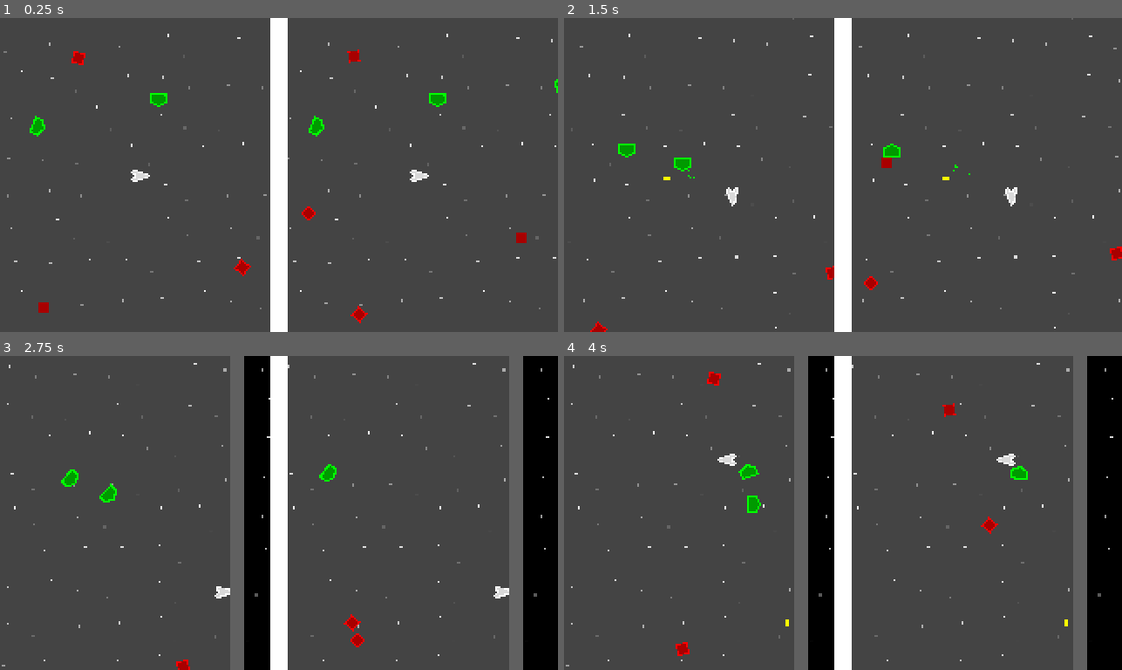
Above: before the commit, frames 1-4 (two rows, left to right).
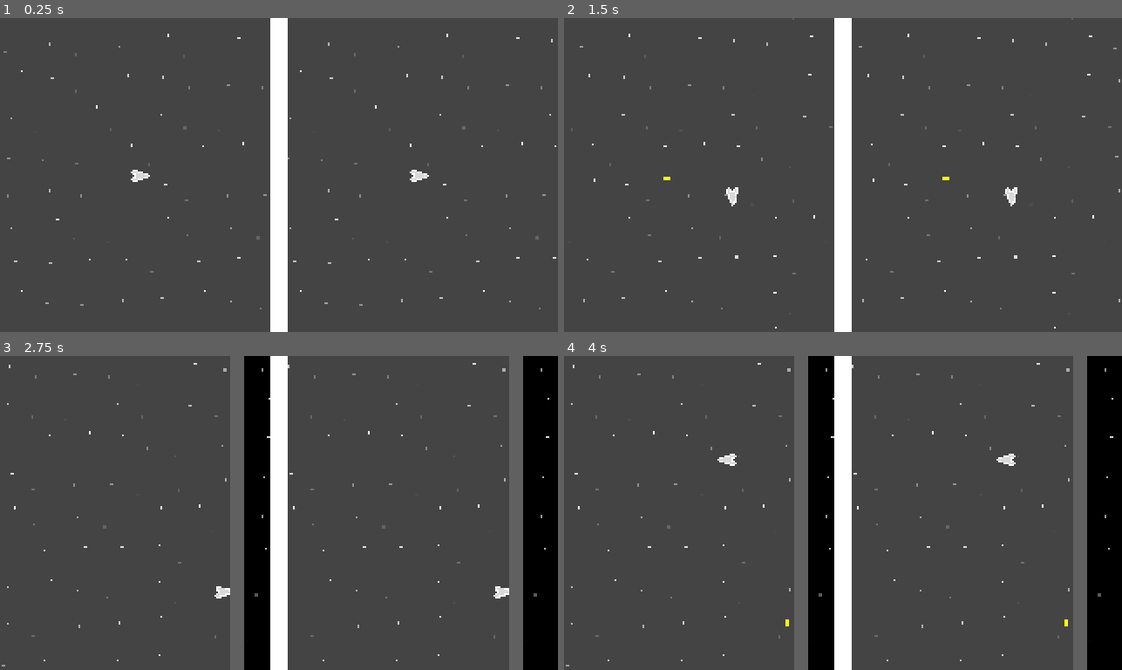
Above: after the commit, the same moments.

Repository: micycle8778/mulithead
Game: Godot game, scene res://game.tscn
Two runs of this game, one before a commit and one after it. Both use one fixed random seed, a clock stepped at 60 frames per second and the inputs below.
Inputs:
- Up to frame 1 (0.25 s): no input
- Up to frame 2 (1.5 s): hold D (move_right) 0.53-1.28 s; tap K (aim_down) at 0.6 s; hold S (move_down) from 1.28 s (still down); tap J (aim_left) at 1.35 s
- Up to frame 3 (2.75 s): release S (move_down) at 2.03 s; hold D (move_right) from 2.03 s (still down); tap L (aim_right) at 2.1 s
- Up to frame 4 (4 s): release D (move_right) at 2.78 s; hold W (move_up) 2.78-3.53 s; tap I (aim_up) at 2.85 s; hold A (move_left) from 3.53 s (still down); tap K (aim_down) at 3.6 s

The runs differ from the first frame. In frame 1, 1.0% of the frame differs, in the area x 5-100%, y 10-98%; in frame 2, 0.7%; in frame 3, 0.6%; in frame 4, 0.7%.

Commit message:
worm enemy; fix #2

Diff:
--- a/enemy/util/hurt_box.gd
+++ b/enemy/util/hurt_box.gd
@@ -8,3 +8,4 @@
 		else body.global_position.direction_to(global_position)
 
 	hit.emit(dir)
+	if body.has_method("hit_enemy"): body.hit_enemy()
--- /dev/null
+++ b/enemy/worm/worm.gd
@@ -0,0 +1,23 @@
+extends Node2D
+
+func get_segments() -> Array[WormSegment]:
+	var ret: Array[WormSegment]
+	ret.assign(get_children().filter(func(c): return c is WormSegment))
+	return ret
+
+func _process(delta: float) -> void:
+	var segments := get_segments()
+
+	if get_segments().is_empty():
+		queue_free()
+
+	var is_head := true
+	for idx in range(segments.size() - 1, -1, -1):
+		var segment := segments[idx]
+
+		if is_head:
+			segment._head_process(delta)
+		else:
+			segment._body_process(delta, segments[idx + 1])
+
+		is_head = false
--- /dev/null
+++ b/enemy/worm/worm.tscn
@@ -0,0 +1,40 @@
+[gd_scene load_steps=3 format=3 uid="uid://btt72eflld1co"]
+
+[ext_resource type="Script" uid="uid://rv0weftvly6o" path="res://enemy/worm/worm.gd" id="1_cqgiy"]
+[ext_resource type="PackedScene" uid="uid://d01n2g40t77ar" path="res://enemy/worm/worm_segment.tscn" id="2_fno5f"]
+
+[node name="Worm" type="Node2D"]
+script = ExtResource("1_cqgiy")
+
+[node name="WormSegment" parent="." instance=ExtResource("2_fno5f")]
+position = Vector2(-49, 0)
+
+[node name="WormSegment2" parent="." instance=ExtResource("2_fno5f")]
+position = Vector2(-42, 0)
+
+[node name="WormSegment3" parent="." instance=ExtResource("2_fno5f")]
+position = Vector2(-35, 0)
+
+[node name="WormSegment4" parent="." instance=ExtResource("2_fno5f")]
+position = Vector2(-28, 0)
+
+[node name="WormSegment5" parent="." instance=ExtResource("2_fno5f")]
+position = Vector2(-21, 0)
+
+[node name="WormSegment6" parent="." instance=ExtResource("2_fno5f")]
+position = Vector2(-14, 0)
+
+[node name="WormSegment7" parent="." instance=ExtResource("2_fno5f")]
+position = Vector2(-7, 0)
+
+[node name="WormSegment8" parent="." instance=ExtResource("2_fno5f")]
+
+[node name="WormSegment9" parent="." instance=ExtResource("2_fno5f")]
+
+[node name="WormSegment10" parent="." instance=ExtResource("2_fno5f")]
+
+[node name="WormSegment11" parent="." instance=ExtResource("2_fno5f")]
+
+[node name="WormSegment12" parent="." instance=ExtResource("2_fno5f")]
+
+[node name="WormSegment13" parent="." instance=ExtResource("2_fno5f")]
--- /dev/null
+++ b/enemy/worm/worm_segment.gd
@@ -0,0 +1,31 @@
+class_name WormSegment
+extends CharacterBody2D
+
+const speed = 60
+
+@onready var death_particles: DeathParticles = %DeathParticles
+@onready var player := World.get_instance(self).player
+
+func _head_process(_delta: float) -> void:
+	%BodyVisual.visible = false
+	%HeadVisual.visible = true
+
+	var dir := Vector2.RIGHT.rotated(rotation)
+	dir = dir.slerp(global_position.direction_to(player.global_position), .4)
+
+	rotation = dir.angle()
+	velocity = dir * speed
+	move_and_slide()
+
+func _body_process(_delta: float, prev_segment: WormSegment) -> void:
+	%BodyVisual.visible = true
+	%HeadVisual.visible = false
+
+	look_at(prev_segment.global_position)
+	var v := global_position - prev_segment.global_position
+	v = v.normalized() * 7
+	global_position = prev_segment.global_position + v
+
+func _on_hurt_box_hit(dir: Vector2) -> void:
+	death_particles.emit(get_parent(), dir)
+	queue_free()
--- /dev/null
+++ b/enemy/worm/worm_segment.tscn
@@ -0,0 +1,60 @@
+[gd_scene load_steps=6 format=3 uid="uid://d01n2g40t77ar"]
+
+[ext_resource type="Script" uid="uid://bfx7gghhmd242" path="res://enemy/worm/worm_segment.gd" id="1_lp2a4"]
+[ext_resource type="PackedScene" uid="uid://d4iu0k0kb34ao" path="res://enemy/util/death_particles.tscn" id="2_e64al"]
+[ext_resource type="PackedScene" uid="uid://bu8j5odwugj3n" path="res://enemy/util/hurt_box.tscn" id="3_36u6t"]
+
+[sub_resource type="CircleShape2D" id="CircleShape2D_5xx7f"]
+radius = 6.0
+
+[sub_resource type="CircleShape2D" id="CircleShape2D_emnjf"]
+radius = 9.0
+
+[node name="WormSegment" type="CharacterBody2D"]
+collision_layer = 4
+script = ExtResource("1_lp2a4")
+
+[node name="HeadVisual" type="Node2D" parent="."]
+unique_name_in_owner = true
+
+[node name="Polygon2D" type="Polygon2D" parent="HeadVisual"]
+color = Color(0.742323, 0.445948, 1.92523e-07, 1)
+polygon = PackedVector2Array(-3, -6, -3, 6, 3, 6, 6, 0, 3, -6)
+
+[node name="Line2D" type="Line2D" parent="HeadVisual"]
+points = PackedVector2Array(-3, -6, -3, 6, 3, 6, 6, 0, 3, -6, -3, -6)
+width = 1.5
+default_color = Color(1, 0.584314, 0, 1)
+begin_cap_mode = 1
+
+[node name="BodyVisual" type="Node2D" parent="."]
+unique_name_in_owner = true
+visible = false
+
+[node name="Polygon2D" type="Polygon2D" parent="BodyVisual"]
+color = Color(0.742323, 0.445948, 1.92523e-07, 1)
+polygon = PackedVector2Array(-3, -6, -3, 6, 3, 6, 3, -6)
+
+[node name="Line2D" type="Line2D" parent="BodyVisual"]
+points = PackedVector2Array(-3, -6, -3, 6, 3, 6, 3, -6, -3, -6)
+width = 1.5
+default_color = Color(1, 0.584314, 0, 1)
+begin_cap_mode = 1
+
+[node name="CollisionShape2D" type="CollisionShape2D" parent="."]
+visible = false
+shape = SubResource("CircleShape2D_5xx7f")
+
+[node name="DeathParticles" parent="." instance=ExtResource("2_e64al")]
+unique_name_in_owner = true
+rotation = -3.14159
+color = Color(1, 0.483333, 0, 1)
+
+[node name="HurtBox" parent="." instance=ExtResource("3_36u6t")]
+visible = false
+
+[node name="CollisionShape2D" type="CollisionShape2D" parent="HurtBox"]
+shape = SubResource("CircleShape2D_emnjf")
+debug_color = Color(0.994851, 0, 0.215299, 0.42)
+
+[connection signal="hit" from="HurtBox" to="." method="_on_hurt_box_hit"]
--- a/player/bullets/basic_bullet.gd
+++ b/player/bullets/basic_bullet.gd
@@ -2,6 +2,9 @@
 
 const speed := 300.
 var dir: Vector2
+
+func hit_enemy():
+	queue_free()
 
 func _ready() -> void:
 	velocity = dir * speed
--- a/world/inner_world.tscn
+++ b/world/inner_world.tscn
@@ -1,11 +1,9 @@
-[gd_scene load_steps=14 format=3 uid="uid://bjm20jguw5d6u"]
+[gd_scene load_steps=12 format=3 uid="uid://bjm20jguw5d6u"]
 
 [ext_resource type="Shader" uid="uid://rr8u5n104mcf" path="res://world/stars.gdshader" id="1_idfuc"]
 [ext_resource type="Script" uid="uid://bvpaho2qnbks1" path="res://world/inner_world.gd" id="1_ma31t"]
 [ext_resource type="PackedScene" uid="uid://sodn8qieyol" path="res://player/player.tscn" id="2_hs4x8"]
 [ext_resource type="Script" uid="uid://db0bk2u5px1uq" path="res://world/main_cam.gd" id="3_ma31t"]
-[ext_resource type="PackedScene" uid="uid://b12wblksq54so" path="res://enemy/spinner.tscn" id="4_hs4x8"]
-[ext_resource type="PackedScene" uid="uid://j5fn0sdan8f0" path="res://enemy/dodger.tscn" id="4_vhekp"]
 
 [sub_resource type="ShaderMaterial" id="ShaderMaterial_tcf2h"]
 shader = ExtResource("1_idfuc")
@@ -84,30 +82,3 @@
 [node name="CollisionShape2D4" type="CollisionShape2D" parent="StaticBody2D"]
 position = Vector2(220, 0)
 shape = SubResource("WorldBoundaryShape2D_vhekp")
-
-[node name="Spinner" parent="." instance=ExtResource("4_hs4x8")]
-position = Vector2(-59, -75)
-
-[node name="Spinner2" parent="." instance=ExtResource("4_hs4x8")]
-position = Vector2(118, -21)
-
-[node name="Spinner3" parent="." instance=ExtResource("4_hs4x8")]
-position = Vector2(-57, 91)
-
-[node name="Spinner4" parent="." instance=ExtResource("4_hs4x8")]
-position = Vector2(-100, 19)
-
-[node name="Spinner5" parent="." instance=ExtResource("4_hs4x8")]
-position = Vector2(94, 60)
-
-[node name="Dodger" parent="." instance=ExtResource("4_vhekp")]
-position = Vector2(112, -87)
-
-[node name="Dodger2" parent="." instance=ExtResource("4_vhekp")]
-position = Vector2(7, -78)
-
-[node name="Dodger3" parent="." instance=ExtResource("4_vhekp")]
-position = Vector2(-180, -92)
-
-[node name="Dodger4" parent="." instance=ExtResource("4_vhekp")]
-position = Vector2(-101, -43)
Not shown, added: enemy/worm/worm.gd.uid
Not shown, added: enemy/worm/worm_segment.gd.uid
